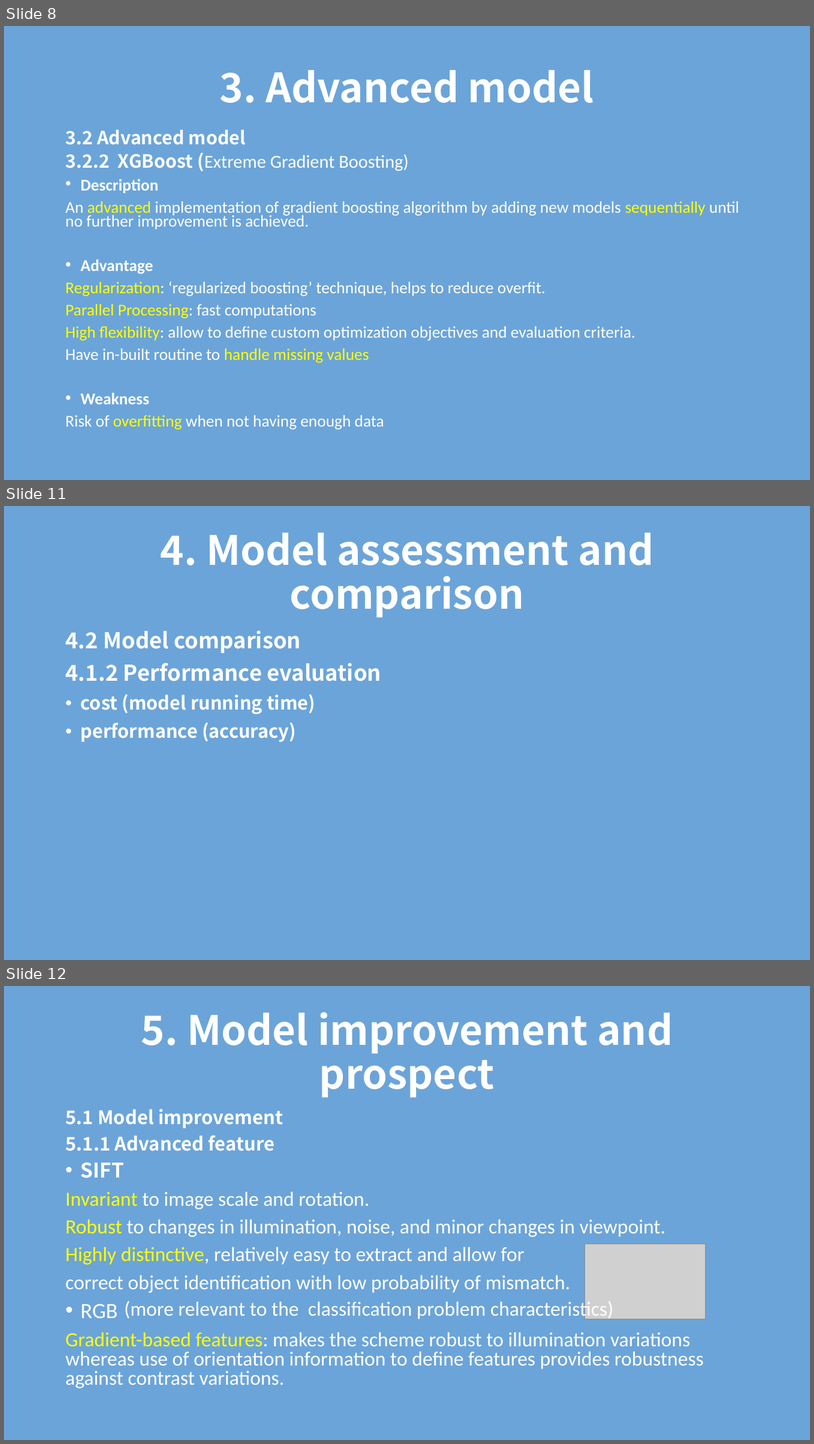
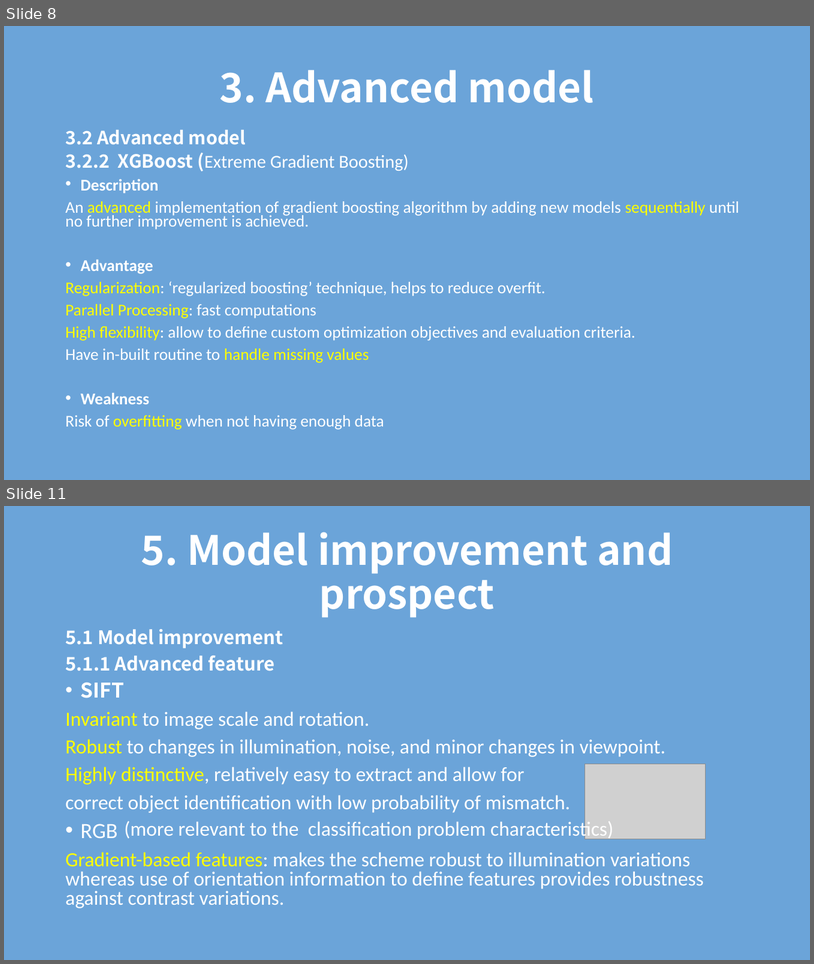
Before and after one commit to TZstatsADS/Spring2018-Project3-Group4, a slide deck: doc/model selection and evaluation.pptx. Shown one above the other, each under a label of ours: slides 8, 11 and 12 before the commit, slides 8 and 11 after it; the slides between them are not shown. The pictures are 814x1444 and 814x964 pixels, drawn with LibreOffice and Linux fonts; fonts in the diff are those of the drawing; grey boxes stand for pictures. Boxes give left, top, right and bottom in pixels: in the first picture for what was removed or moved away, otherwise in the second. Text is boxed around its words. In the diff, an @@ line names an element or a change of style, - is before the commit and + after.

```diff
--- a/doc/model selection and evaluation.pptx
+++ b/doc/model selection and evaluation.pptx
@@ slide 11 removed at (x1=4, y1=506, x2=810, y2=960), background #5B9BD5 at 90% opacity @@
@@ title removed at (x1=160, y1=532, x2=654, y2=618) @@
-4. Model assessment and comparison
@@ text removed at (x1=65, y1=630, x2=381, y2=742) @@
-4.2 Model comparison
-4.1.2 Performance evaluation
-• cost (model running time)
-• performance (accuracy)
@@ what was slide 12 is now slide 11 @@
```
Also in this commit, not shown: 4 slides changed.
